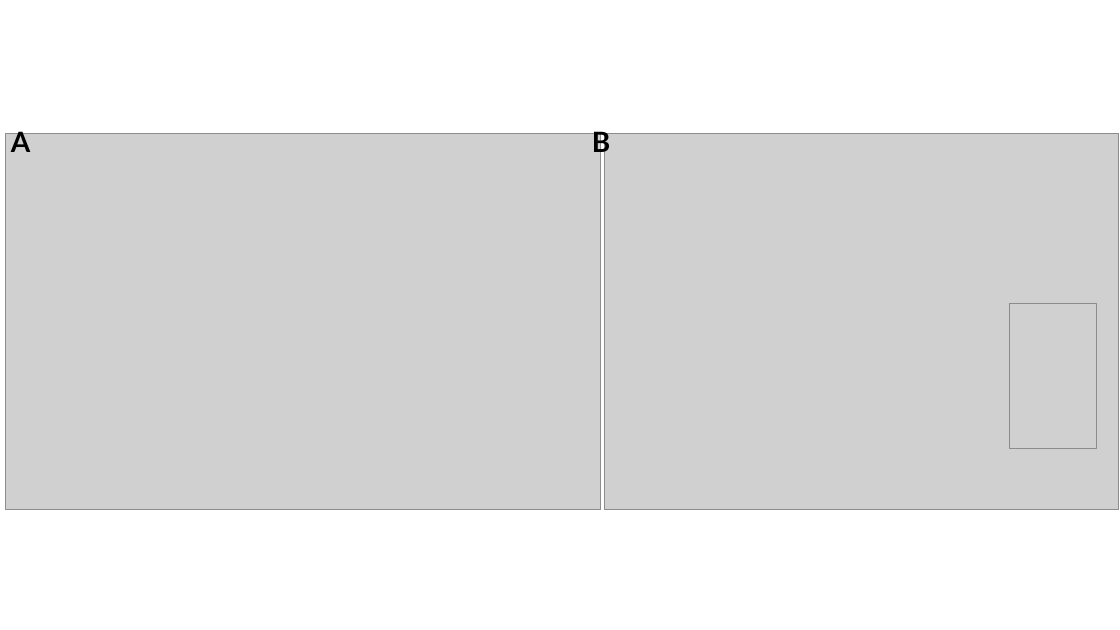
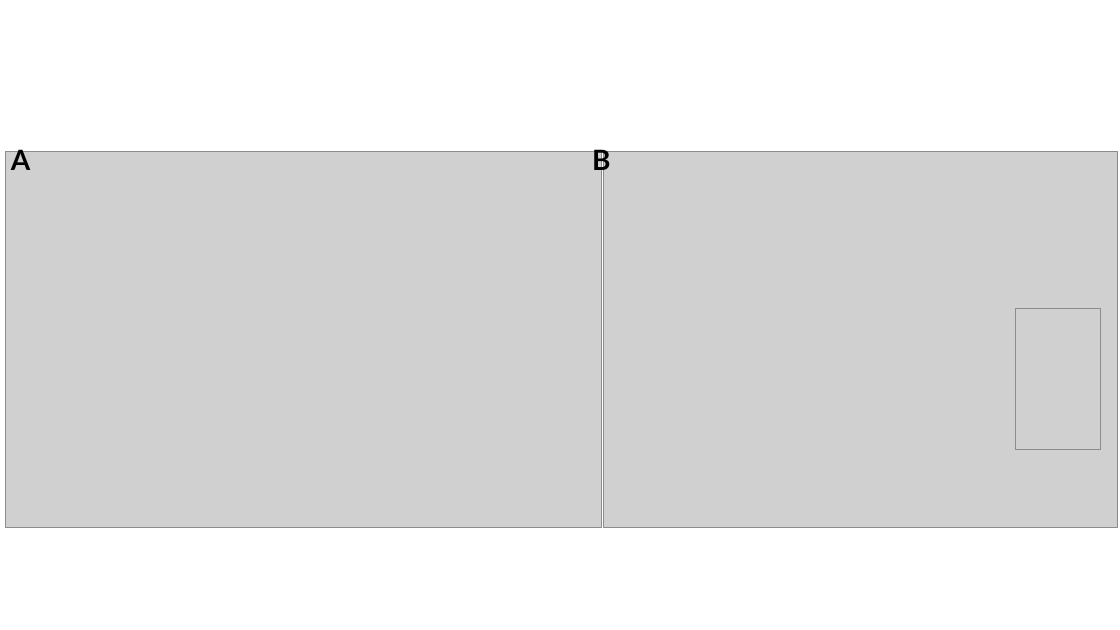
Before and after one commit to CoraHirst/disease-emergence, a slide deck: slide 7 of products/paper-figs/paper_figs.pptx. Drawn at 1120x630 pixels with LibreOffice and Linux fonts; fonts in the diff are those of the drawing; grey boxes stand for pictures. Boxes give left, top, right and bottom in pixels: in the first picture for what was removed or moved away, otherwise in the second. Text is boxed around its words. In the diff, an @@ line names an element or a change of style, - is before the commit and + after.

```diff
--- a/products/paper-figs/paper_figs.pptx
+++ b/products/paper-figs/paper_figs.pptx
@@ text "A": place and size @@
-text "A" at bbox=[11, 128, 30, 152]
+text "A" at bbox=[11, 146, 30, 170]
@@ text "B": place and size @@
-text "B" at bbox=[592, 128, 610, 158]
+text "B" at bbox=[592, 146, 610, 176]
@@ picture: place and size @@
-picture at bbox=[6, 134, 602, 510]
+picture at bbox=[6, 151, 602, 528]
@@ picture: place and size @@
-picture at bbox=[604, 134, 1118, 510]
+picture at bbox=[603, 151, 1117, 528]
@@ picture: place and size @@
-picture at bbox=[1010, 304, 1097, 449]
+picture at bbox=[1016, 308, 1101, 450]
```
Also in this commit, not shown: 1 other slide changed, 16 other files.
